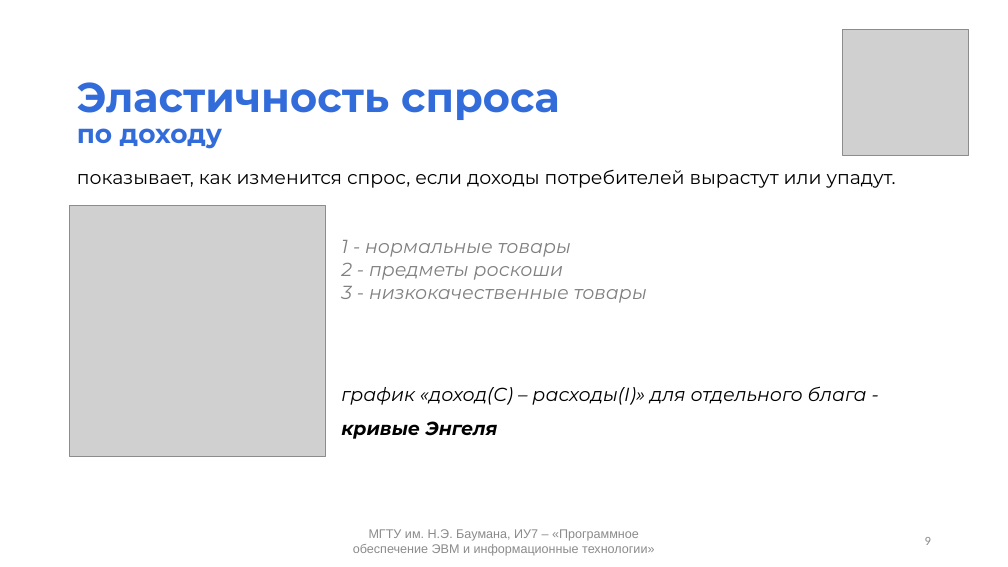
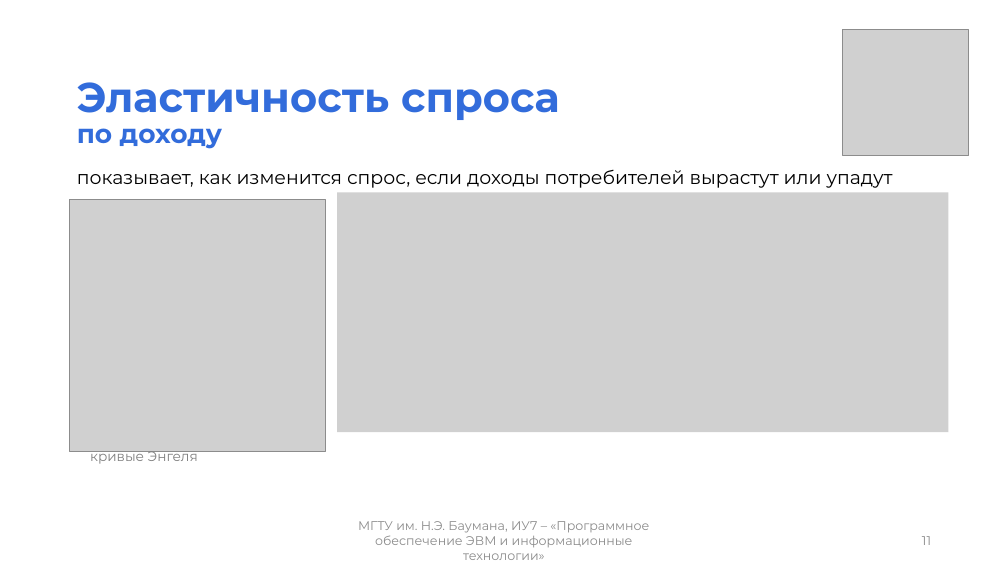
Before and after one commit to mshsvnv/Economics, a slide deck: slide 11 of module_01/pres.pptx (slide 9 before the commit). Drawn at 1008x567 pixels with LibreOffice and Linux fonts; fonts in the diff are those of the drawing; grey boxes stand for pictures. Boxes give left, top, right and bottom in pixels: in the first picture for what was removed or moved away, otherwise in the second. Text is boxed around its words. In the diff, an @@ line names an element or a change of style, - is before the commit and + after.

```diff
--- a/module_01/pres.pptx
+++ b/module_01/pres.pptx
@@ text at (77,169,893,188): text changed @@
-показывает, как изменится спрос, если доходы потребителей вырастут или упадут.
+показывает, как изменится спрос, если доходы потребителей вырастут или упадут
@@ picture: place and size @@
-picture at (70,205,326,457)
+picture at (70,200,326,451)
@@ picture added at (337,193,949,433) @@
@@ text removed at (341,240,867,439) @@
-1 - нормальные товары
-2 - предметы роскоши
-3 - низкокачественные товары
-график «доход(C) – расходы(I)» для отдельного блага - кривые Энгеля
@@ text added at (90,448,198,464), 13 pt, text #808080 @@
+кривые Энгеля
@@ text "МГТУ им. Н.Э. Баумана, ИУ7 ..." at (358,521,649,560): font Arial to Montserrat @@
@@ page number at (922,536,931,545): text changed; font Calibri to Montserrat @@
-9
+11
```
Also in this commit, not shown: 11 other slides changed, 4 slides added, 5 other files.
